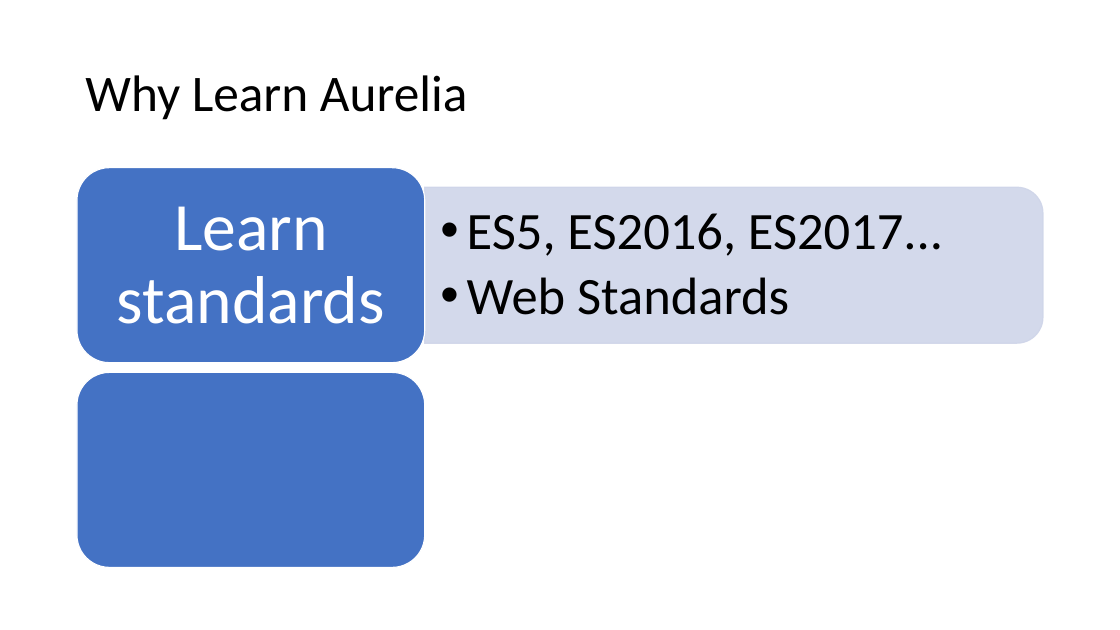
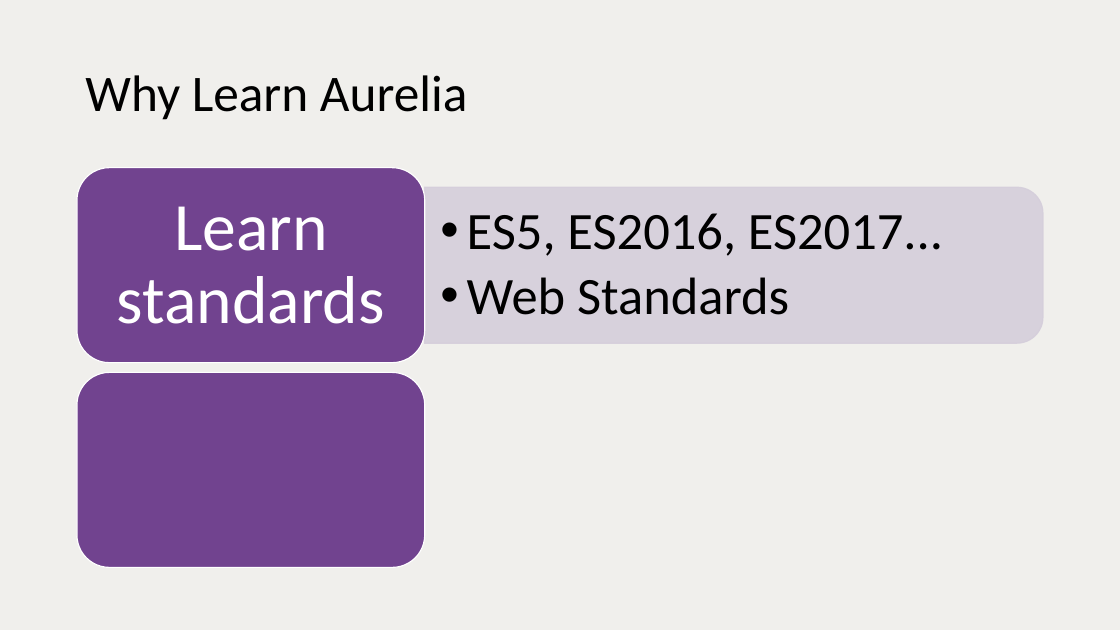
Before and after one commit to vuorinem/ADNUGTalk, a slide deck: slide 30 of Aurelia.pptm (slide 29 before the commit). Drawn at 1120x630 pixels with LibreOffice and Linux fonts; fonts in the diff are those of the drawing. Boxes give left, top, right and bottom in pixels: in the first picture for what was removed or moved away, otherwise in the second. Text is boxed around its words. In the diff, an @@ line names an element or a change of style, - is before the commit and + after.

```diff
--- a/Aurelia.pptm
+++ b/Aurelia.pptm
@@ background #FFFFFF to #F0EFEC @@
@@ rounded rectangle at [77,168,425,363]: fill #4472C4 to #71438F @@
@@ round same rect at [425,187,1044,344]: fill #CFD5EA at 90% opacity to #D5CFDB at 90% opacity; outline #CFD5EA 1 pt to #D5CFDB 1 pt @@
@@ rounded rectangle at [77,372,425,567]: fill #4472C4 to #71438F @@
```
Also in this commit, not shown: 18 other slides changed, 7 slides added, 5 slides removed.
